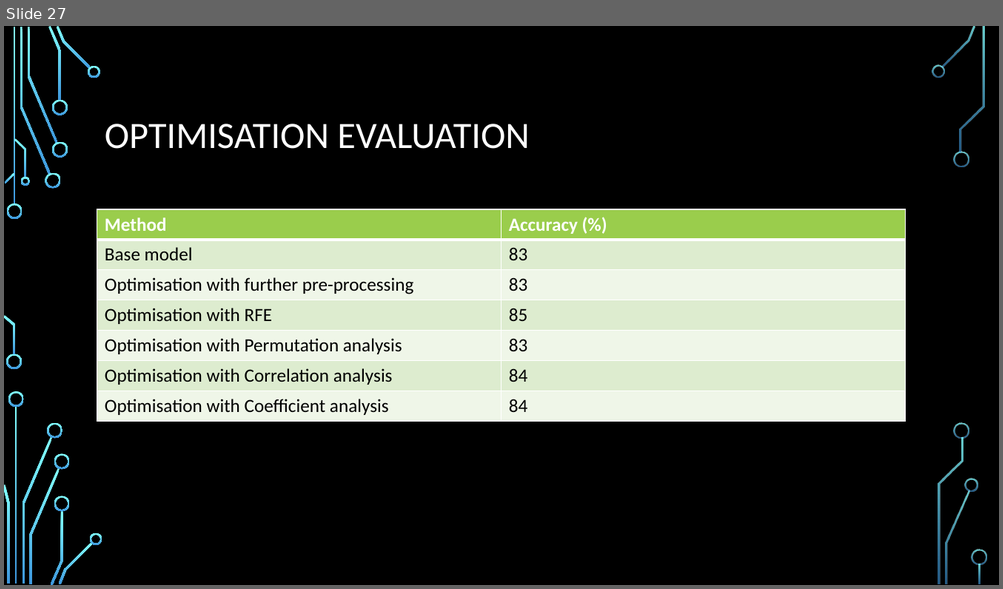
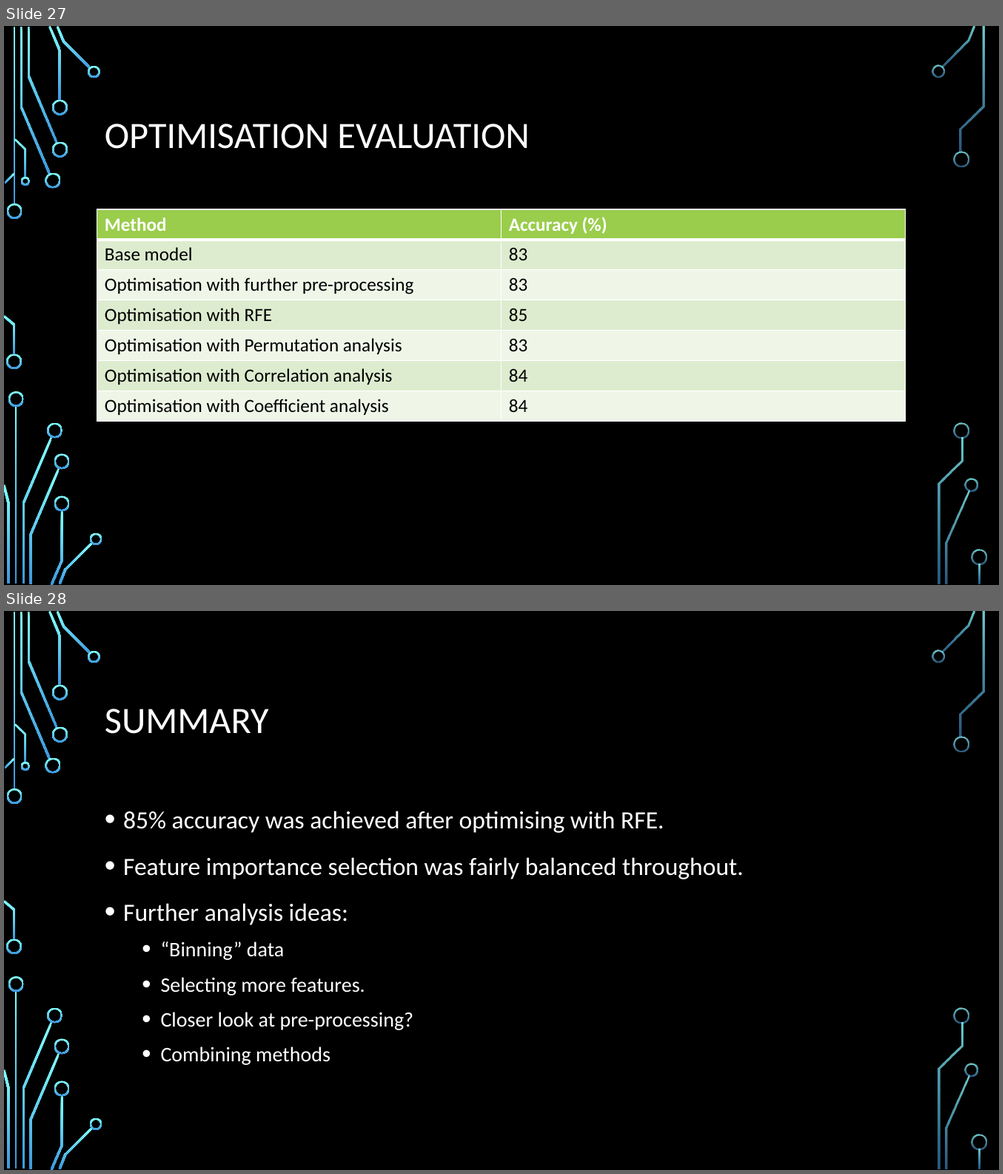
Before and after one commit to ddaniel2024/Project-4, a slide deck: Employee Attrition Prediction Presentation.pptx. Shown one above the other, each under a label of ours: slide 27 before the commit, slides 27 and 28 after it. The pictures are 1003x589 and 1003x1174 pixels, drawn with LibreOffice and Linux fonts; fonts in the diff are those of the drawing; background and template pictures are left out. Boxes give left, top, right and bottom in pixels: in the first picture for what was removed or moved away, otherwise in the second. Text is boxed around its words. In the diff, an @@ line names an element or a change of style, - is before the commit and + after.

```diff
--- a/Employee Attrition Prediction Presentation.pptx
+++ b/Employee Attrition Prediction Presentation.pptx
@@ slide 28 added at bbox=[4, 611, 999, 1170], background picture (left out); not listed: 36 template elements that a slide beside it also shows @@
@@ title added at bbox=[105, 709, 269, 734], 36 pt, text #FFFFFF @@
+SUMMARY
@@ text added at bbox=[123, 811, 743, 1065], 24 pt, text #FFFFFF @@
+• 85% accuracy was achieved after optimising with RFE.
+• Feature importance selection was fairly balanced throughout.
+• Further analysis ideas:
+  • “Binning” data
+  • Selecting more features.
+  • Closer look at pre-processing?
+  • Combining methods
```
Also in this commit, not shown: 1 slide changed, 1 other slide added, 1 slide removed, 4 other files.
